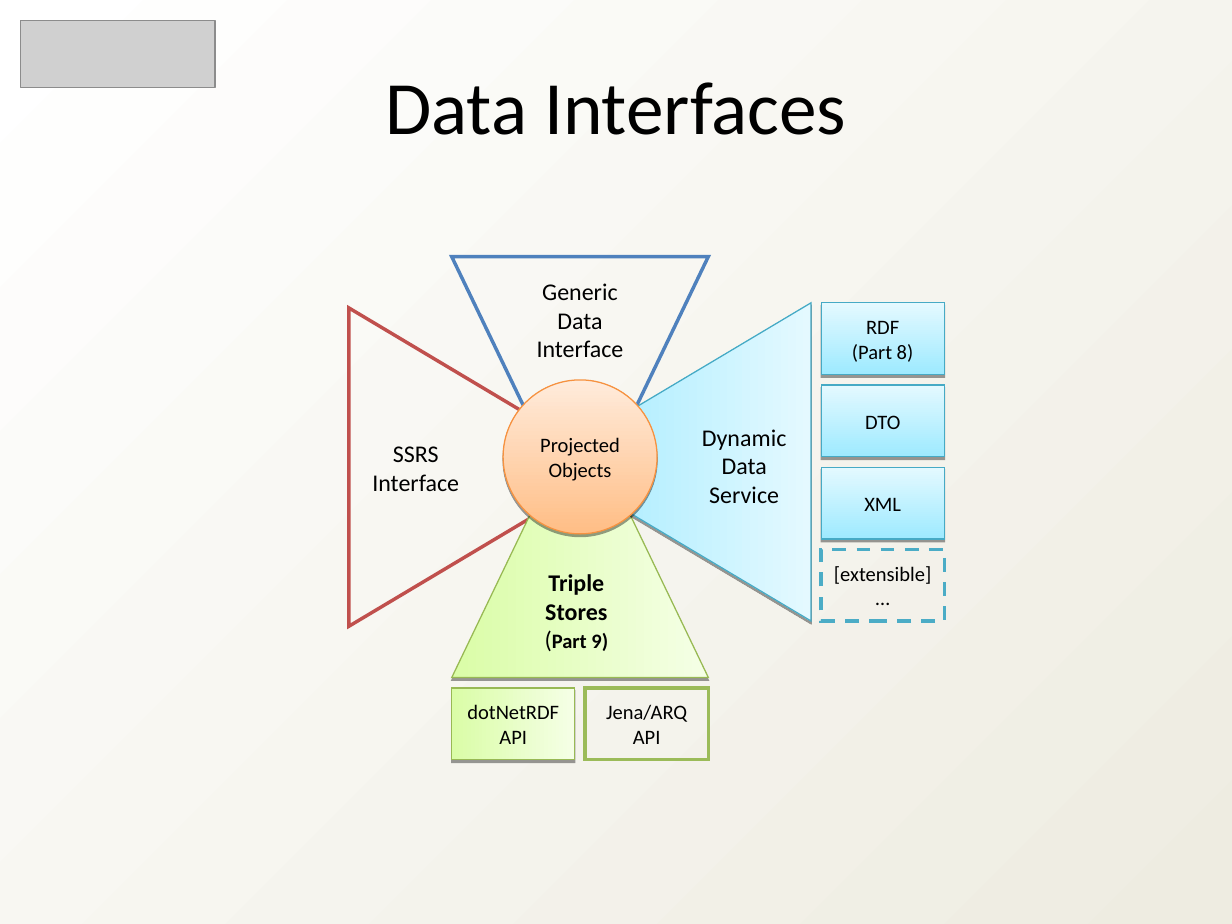
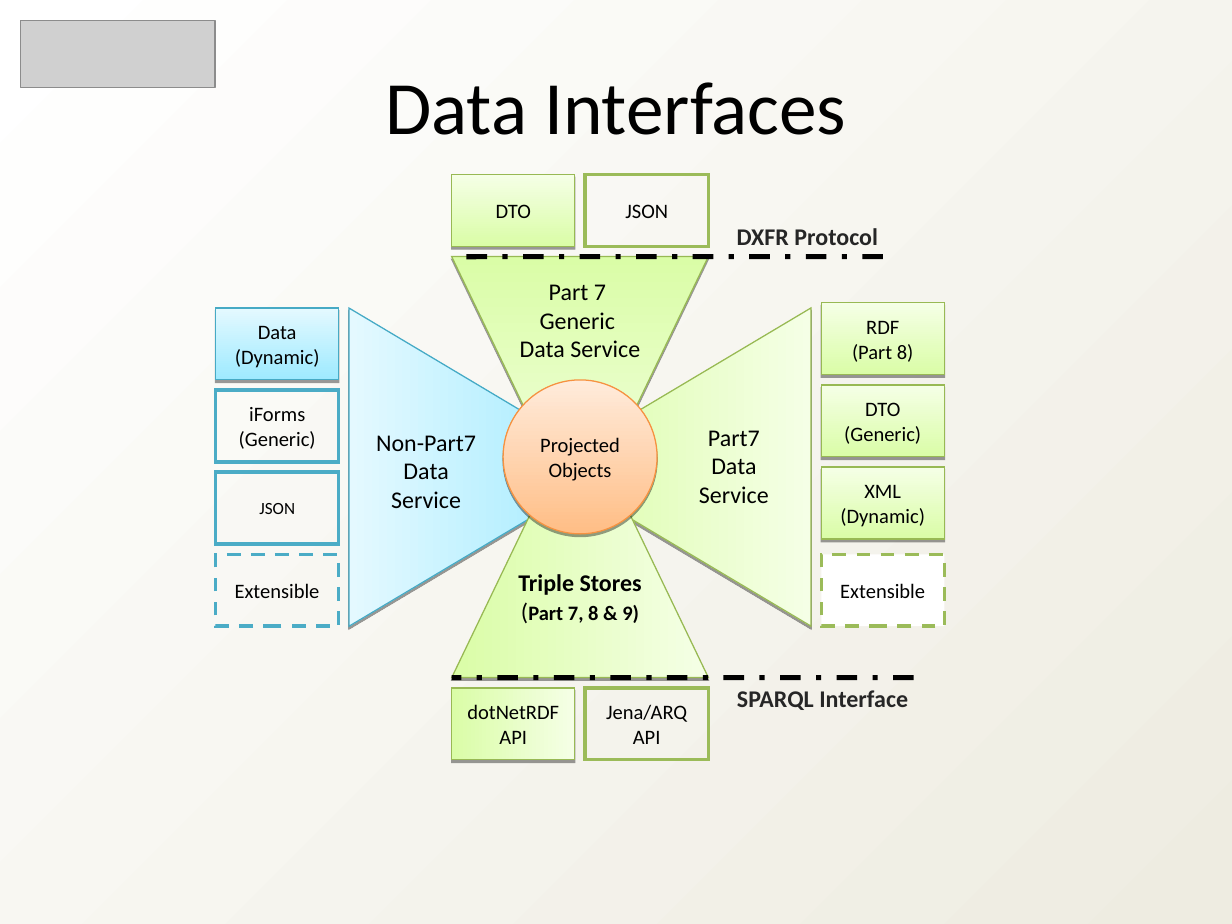
Before and after one commit to heyena/iring-tools, a slide deck: slide 11 of branches/2.0.x/Documentation/iRINGTools_Overview_v2.0.0.ppt. Drawn at 1232x924 pixels with LibreOffice and Linux fonts; fonts in the diff are those of the drawing; grey boxes stand for pictures. Boxes give left, top, right and bottom in pixels: in the first picture for what was removed or moved away, otherwise in the second. Text is boxed around its words. In the diff, an @@ line names an element or a change of style, - is before the commit and + after.

```diff
--- a/branches/2.0.x/Documentation/iRINGTools_Overview_v2.0.0.ppt
+++ b/branches/2.0.x/Documentation/iRINGTools_Overview_v2.0.0.ppt
@@ rectangle added at (x1=452, y1=175, x2=575, y2=246), fill gradient #DAFDA7 to #F5FFE6, outline #98B954 0.74 pt, 12 pt, text #000000 @@
+DTO
@@ rectangle added at (x1=585, y1=175, x2=708, y2=246), outline #9BBB59 2.01 pt, 12 pt, text #000000 @@
+JSON
@@ triangle at (x1=452, y1=256, x2=708, y2=524): fill none to gradient #DAFDA7 to #F5FFE6; outline #4F81BD 2.01 pt to #98B954 0.74 pt; shadow on @@
@@ text at (x1=520, y1=284, x2=640, y2=357): text changed @@
-Generic
-Data Interface
+Part 7
+Generic
+Data Service
@@ rectangle added at (x1=216, y1=308, x2=339, y2=379), fill gradient #9EEAFF to #E4F9FF, outline #46AAC5 0.74 pt, 12 pt, text #000000 @@
+Data
+(Dynamic)
@@ triangle at (x1=348, y1=309, x2=615, y2=626): fill none to gradient #9EEAFF to #E4F9FF; outline #C0504D 2.01 pt to #46AAC5 0.74 pt; shadow on; mirrored; rotation 270 to 90 degrees @@
@@ fill gradient #9EEAFF to #E4F9FF to gradient #DAFDA7 to #F5FFE6; outline #46AAC5 0.74 pt to #98B954 0.74 pt in 4 elements at (x1=822, y1=303, x2=945, y2=375), (x1=822, y1=467, x2=945, y2=538), (x1=822, y1=386, x2=945, y2=457), (x1=544, y1=309, x2=811, y2=626) @@
@@ triangle moved from (x1=544, y1=304, x2=811, y2=622) to (x1=544, y1=309, x2=811, y2=626) @@
@@ rectangle added at (x1=216, y1=391, x2=339, y2=462), outline #4BACC6 2.01 pt, 12 pt, text #000000 @@
+iForms
+(Generic)
@@ text in rectangle at (x1=844, y1=402, x2=921, y2=444): text changed @@
-DTO
+DTO
+(Generic)
@@ text removed at (x1=372, y1=446, x2=459, y2=491) @@
-SSRS Interface
@@ text added at (x1=376, y1=435, x2=476, y2=508), 14 pt, text #000000 @@
+Non-Part7
+Data Service
@@ text at (x1=699, y1=430, x2=769, y2=503): text changed @@
-Dynamic
-Data Service
+Part7
+Data Service
@@ rectangle added at (x1=216, y1=472, x2=339, y2=543), outline #4BACC6 2.01 pt, 10 pt, text #000000 @@
+JSON
@@ text in rectangle at (x1=840, y1=485, x2=925, y2=527): text changed @@
-XML
+XML
+(Dynamic)
@@ rectangle added at (x1=216, y1=554, x2=339, y2=626), outline #4BACC6 2.01 pt dashed, 12 pt, text #000000 @@
+Extensible
@@ text "Triple Stores" moved from (x1=545, y1=574, x2=608, y2=651) to (x1=518, y1=574, x2=642, y2=623) @@
@@ rectangle "Extensible" moved from (x1=822, y1=549, x2=945, y2=621) to (x1=822, y1=554, x2=945, y2=626) @@
@@ rectangle "Extensible" at (x1=822, y1=554, x2=945, y2=626): fill none to #FFFFFF; outline #4BACC6 2.01 pt dashed to #9BBB59 2.01 pt dashed @@
@@ text in rectangle at (x1=840, y1=583, x2=925, y2=598): text changed @@
-[extensible]
-…
+Extensible
@@ text at (x1=528, y1=605, x2=639, y2=623): text changed @@
-(Part 9)
+(Part 7, 8 & 9)
@@ group added at (x1=452, y1=228, x2=914, y2=710): 2 texts, 2 lines @@
+DXFR Protocol
+SPARQL Interface
```
Also in this commit, not shown: 3 other slides changed, 49 other files.
